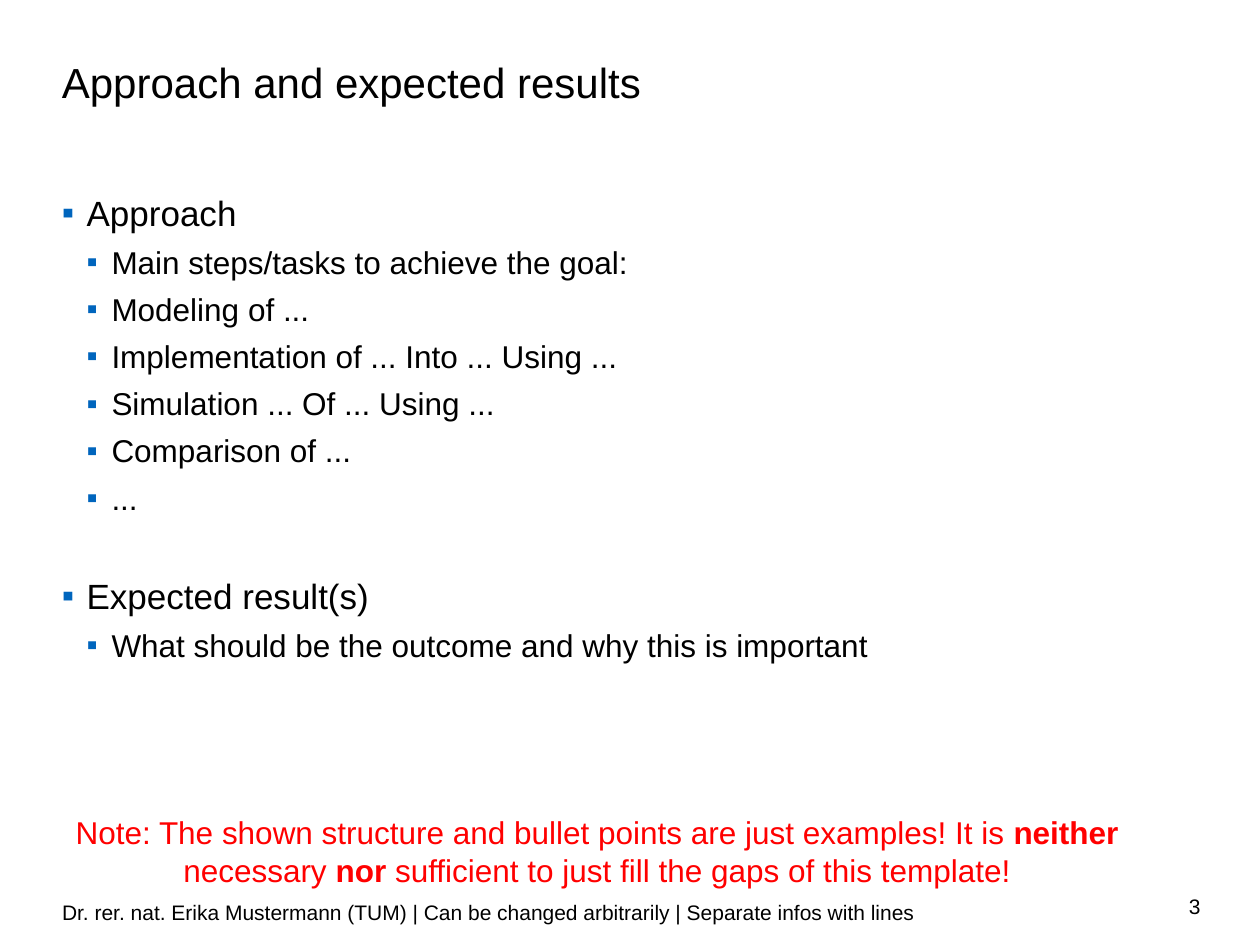
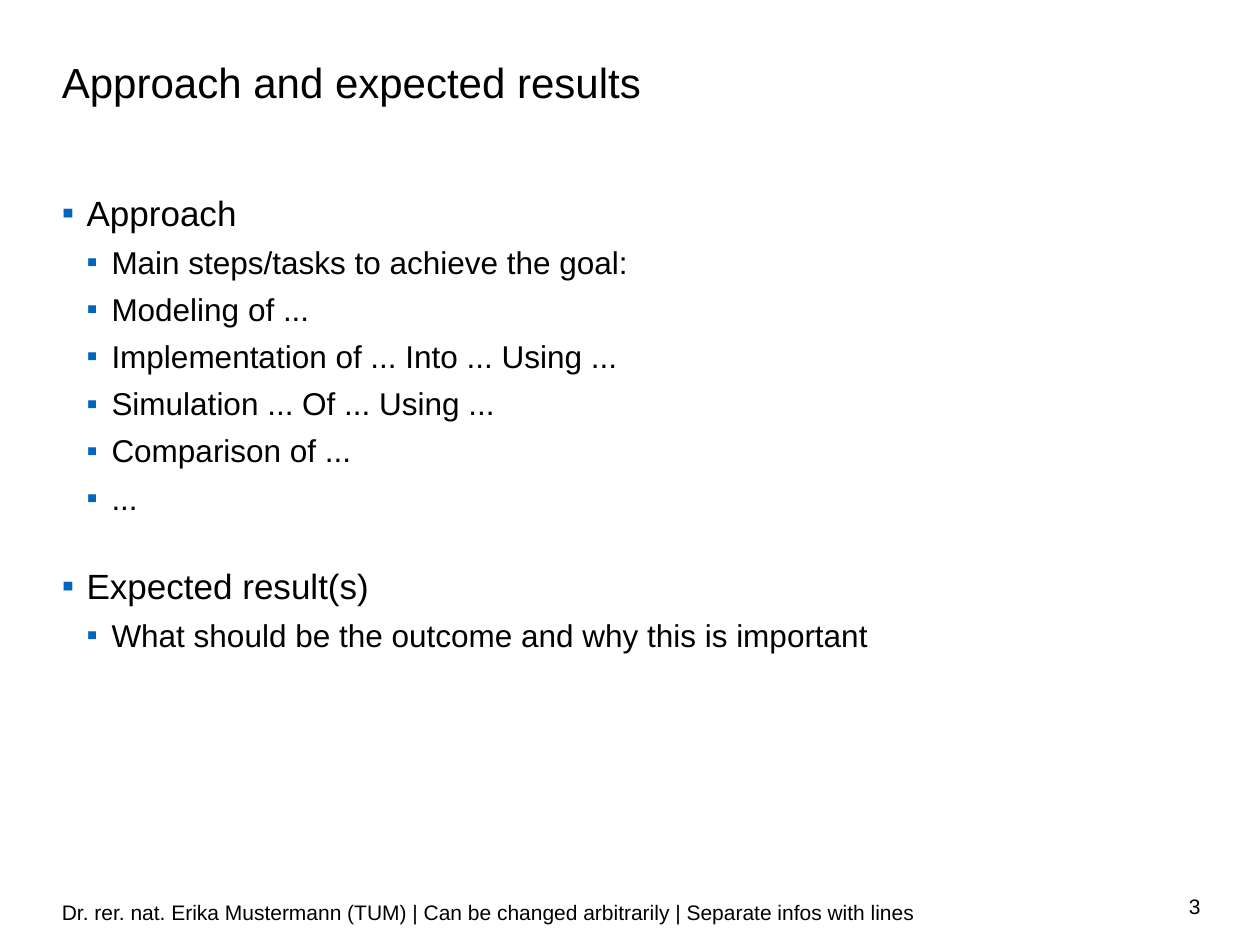
Before and after one commit to karthick1987/SolarPro, a slide deck: slide 3 of kick_off_presentation/lkn_ppt_presentation_template_kick_off.pptx. Drawn at 1260x945 pixels with LibreOffice and Linux fonts; fonts in the diff are those of the drawing; background and template pictures are left out. Boxes give left, top, right and bottom in pixels: in the first picture for what was removed or moved away, otherwise in the second. Text is boxed around its words. In the diff, an @@ line names an element or a change of style, - is before the commit and + after.

Commit message:
Structured the presentation, without the solution part, needs more work only the introduction is done

```diff
--- a/kick_off_presentation/lkn_ppt_presentation_template_kick_off.pptx
+++ b/kick_off_presentation/lkn_ppt_presentation_template_kick_off.pptx
@@ text "Approach" rewrapped from <box>87,200,867,663</box> to <box>87,200,867,653</box> @@
@@ text removed at <box>76,821,1119,888</box> @@
-Note: The shown structure and bullet points are just examples! It is neither necessary nor sufficient to just fill the gaps of this template!
```
Also in this commit, not shown: 1 other slide changed, 1 slide added, 2 slides removed, 2 other files.
